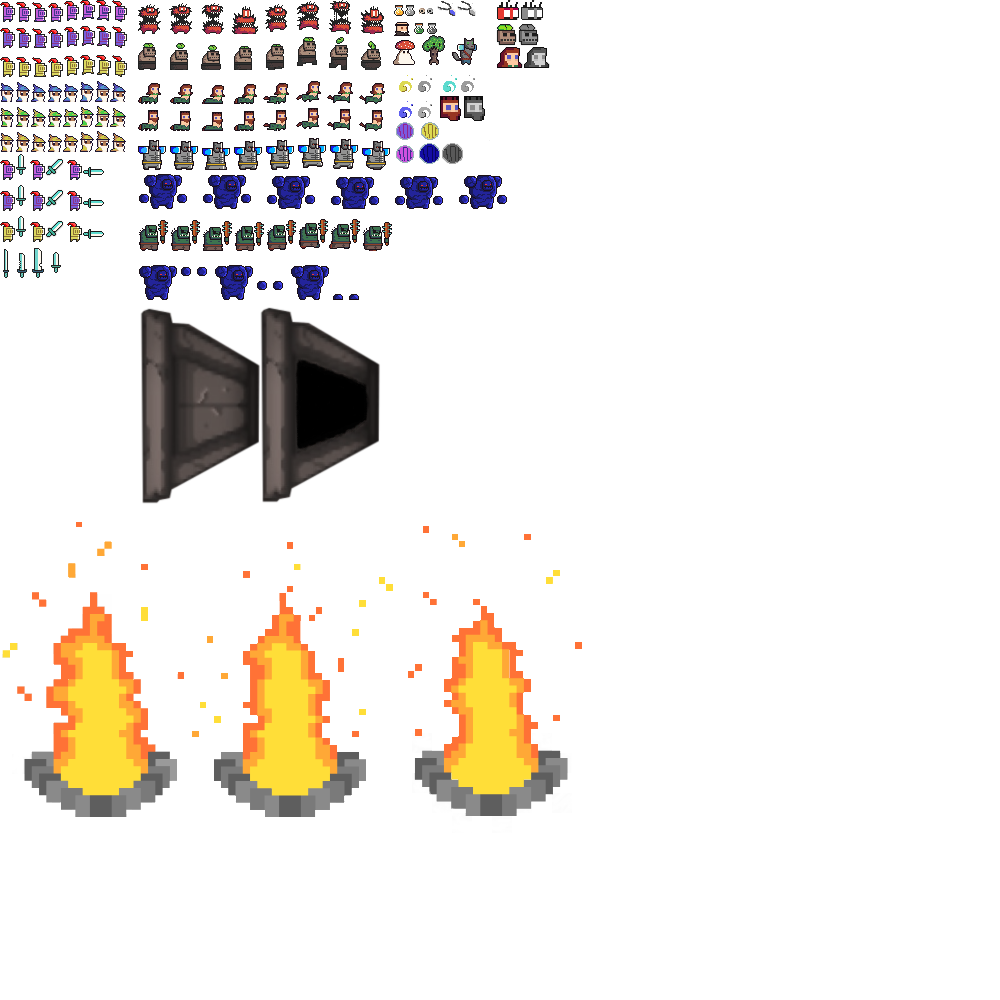
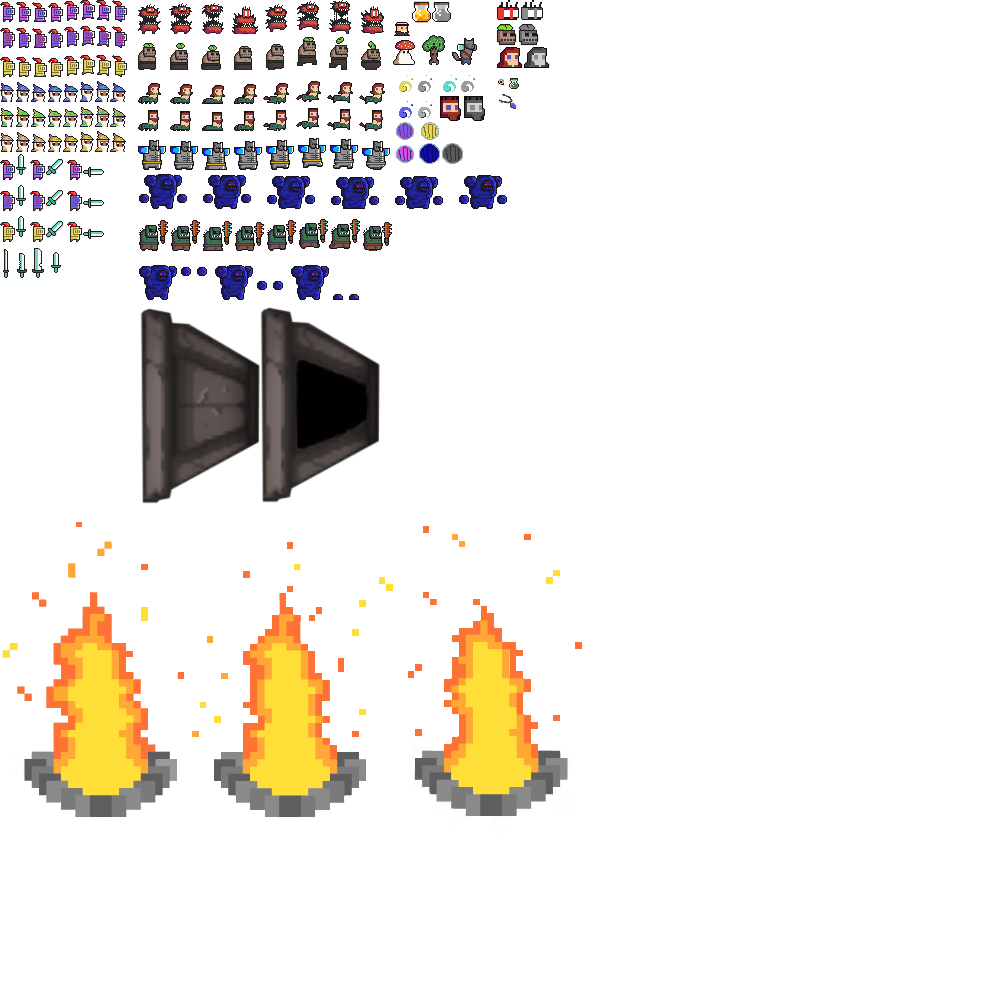
The second 1000 × 1000 image is a revision of the first. Changes to its layers:
painted on "Background" over [394, 1, 519, 109]
